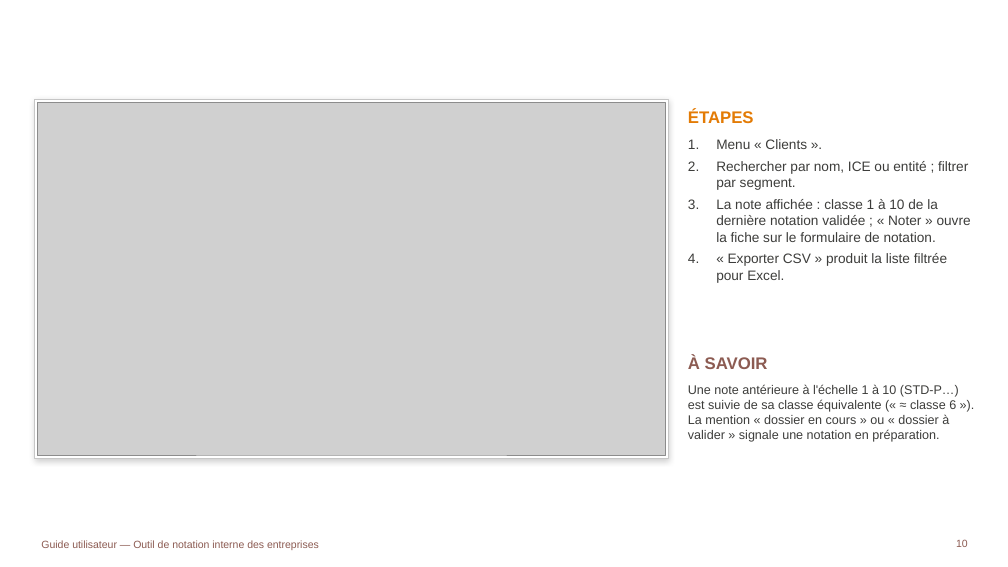
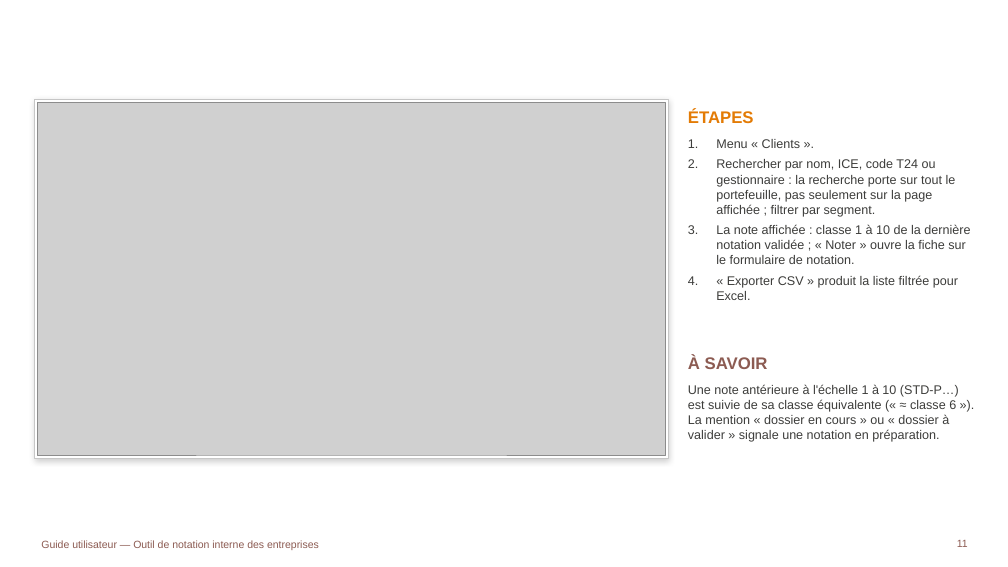
Before and after one commit to tariqeddoumi/Entreprise-scoring-cl, a slide deck: slide 11 of docs/guides/Guide_utilisateur_outil_notation.pptx (slide 10 before the commit). Drawn at 1008x567 pixels with LibreOffice and Linux fonts; fonts in the diff are those of the drawing; grey boxes stand for pictures; background and template pictures are left out. Boxes give left, top, right and bottom in pixels: in the first picture for what was removed or moved away, otherwise in the second. Text is boxed around its words. In the diff, an @@ line names an element or a change of style, - is before the commit and + after.

```diff
--- a/docs/guides/Guide_utilisateur_outil_notation.pptx
+++ b/docs/guides/Guide_utilisateur_outil_notation.pptx
@@ text at [716, 139, 970, 300]: size 13 to 12 pt in "Menu « Clients ».", "La note affichée : classe 1 à ...", "« Exporter CSV » produit la liste ..." @@
@@ text at [716, 159, 956, 217]: text changed; size 13 to 12 pt @@
-2. Rechercher par nom, ICE ou entité ; filtrer par segment.
+2. Rechercher par nom, ICE, code T24 ou gestionnaire : la recherche porte sur tout le portefeuille, pas seulement sur la page affichée ; filtrer par segment.
@@ page number at [957, 540, 968, 547]: text changed @@
-10
+11
```
Also in this commit, not shown: 10 other slides changed, 8 slides added, 18 other files.
